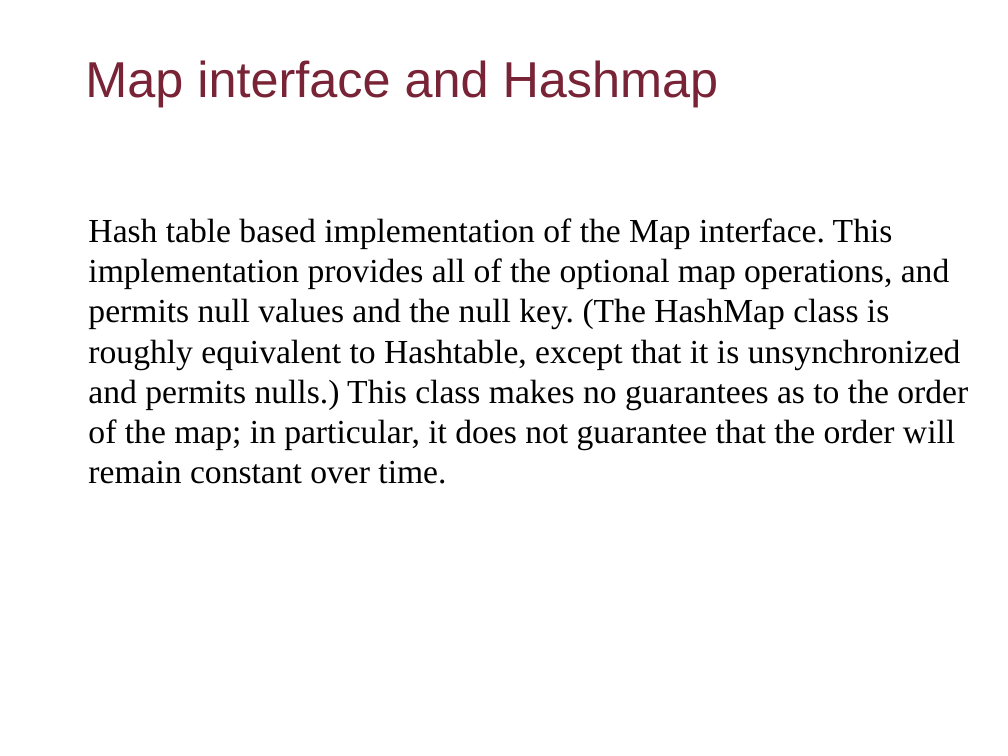
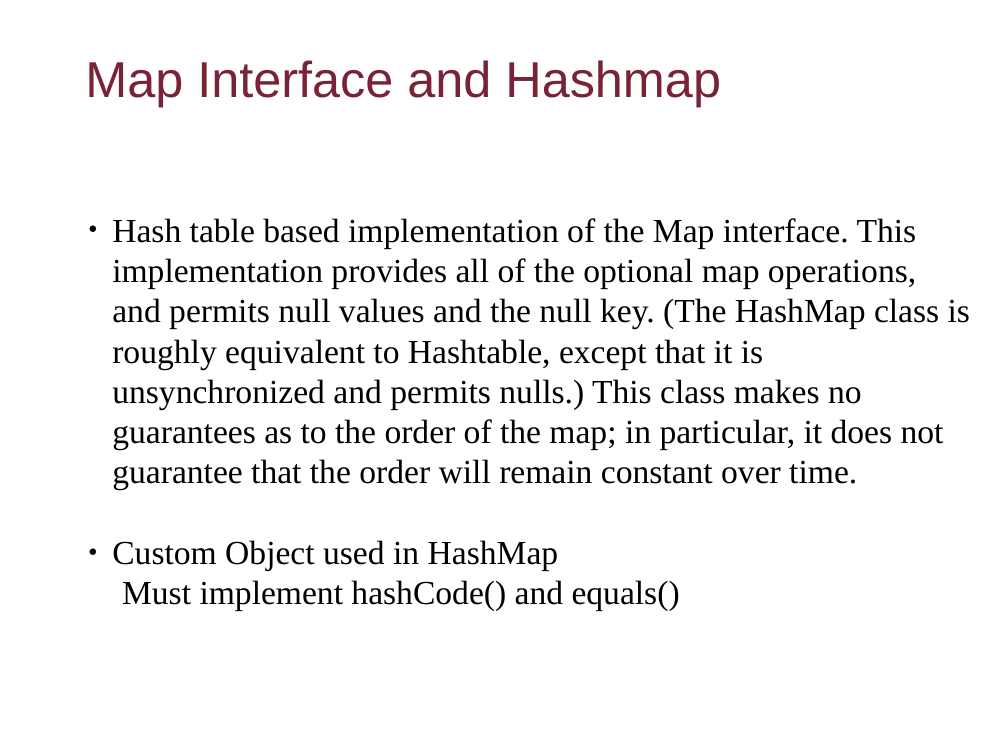
Before and after one commit to flyworker/java-workshop, a slide deck: slide 80 of Java_Trainning_Entry_Level.ppt. Drawn at 1008x756 pixels with LibreOffice and Linux fonts; fonts in the diff are those of the drawing; background and template pictures are left out. Boxes give left, top, right and bottom in pixels: in the first picture for what was removed or moved away, otherwise in the second. Text is boxed around its words. In the diff, an @@ line names an element or a change of style, - is before the commit and + after.

```diff
--- a/Java_Trainning_Entry_Level.ppt
+++ b/Java_Trainning_Entry_Level.ppt
@@ text at (85, 60, 721, 107): text changed @@
-Map interface and Hashmap
+Map Interface and Hashmap
@@ text at (112, 218, 970, 490): bullet none to ● @@
@@ text at (112, 540, 680, 611): paragraphs added @@
+● Custom Object used in HashMap
+Must implement hashCode() and equals()
```
Also in this commit, not shown: 14 other slides changed, 4 other files.
